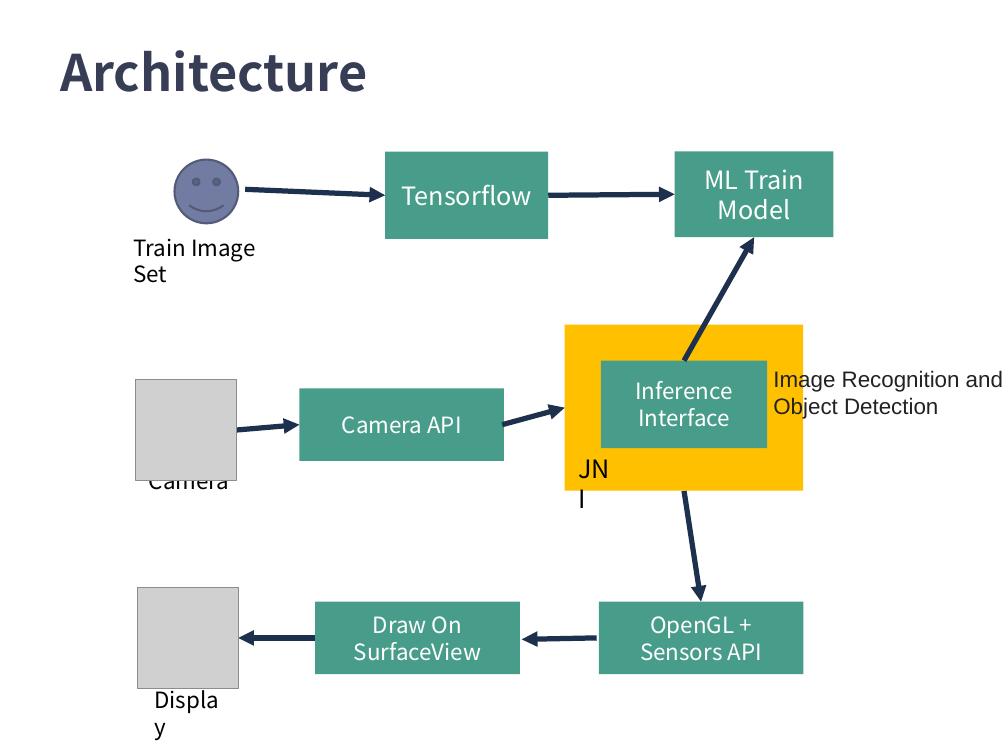
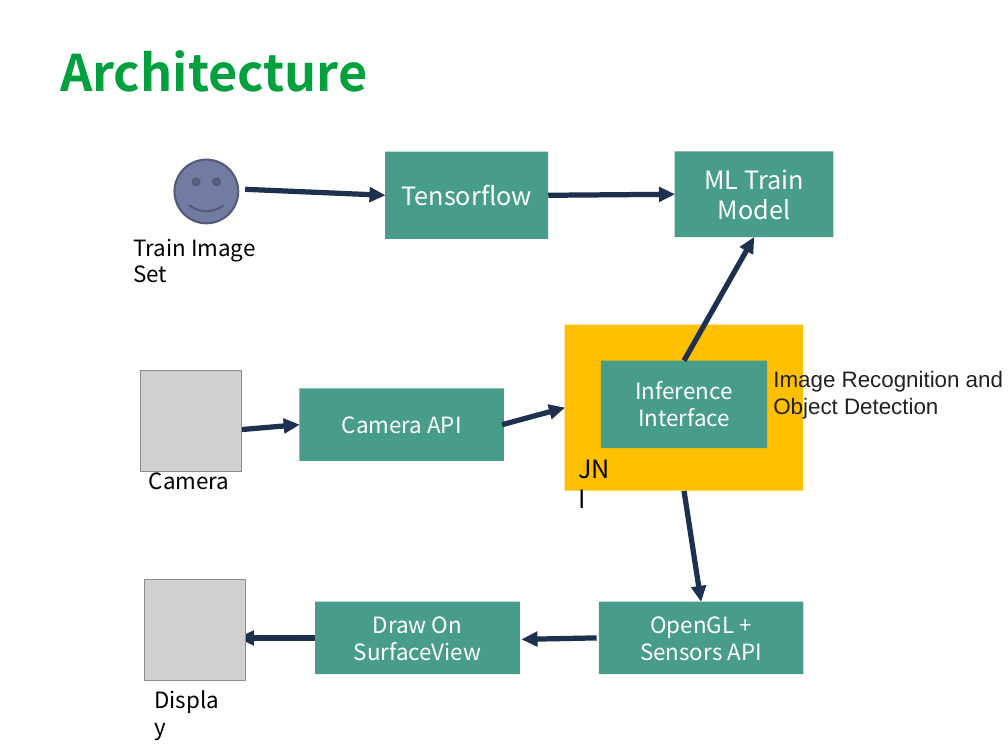
Before and after one commit to Jamjomjara/snu-artoon, a slide deck: slide 11 of artoon-spec.pptx (slide 12 before the commit). Drawn at 1008x756 pixels with LibreOffice and Linux fonts; fonts in the diff are those of the drawing; grey boxes stand for pictures. Boxes give left, top, right and bottom in pixels: in the first picture for what was removed or moved away, otherwise in the second. Text is boxed around its words. In the diff, an @@ line names an element or a change of style, - is before the commit and + after.

```diff
--- a/artoon-spec.pptx
+++ b/artoon-spec.pptx
@@ title "Architecture" at box(60, 50, 367, 92): text colour #373D54 to #00A03E @@
@@ picture: place and size @@
-picture at box(136, 380, 237, 481)
+picture at box(141, 371, 242, 472)
@@ picture: place and size @@
-picture at box(137, 588, 238, 688)
+picture at box(144, 580, 245, 680)
```
Also in this commit, not shown: 14 other slides changed, 2 slides added, 2 slides removed.
